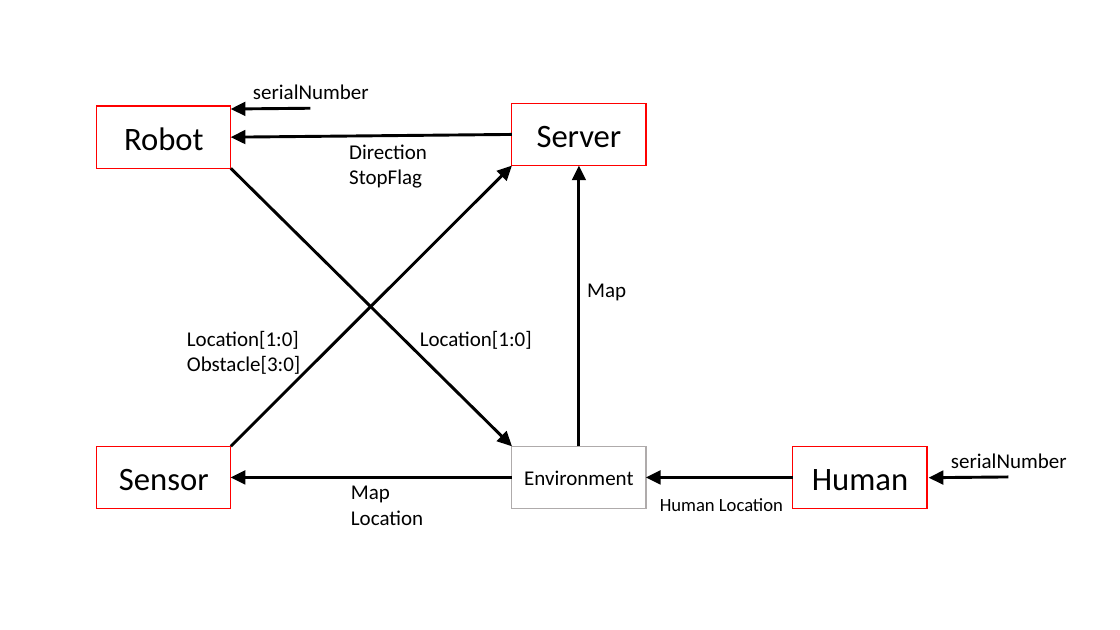
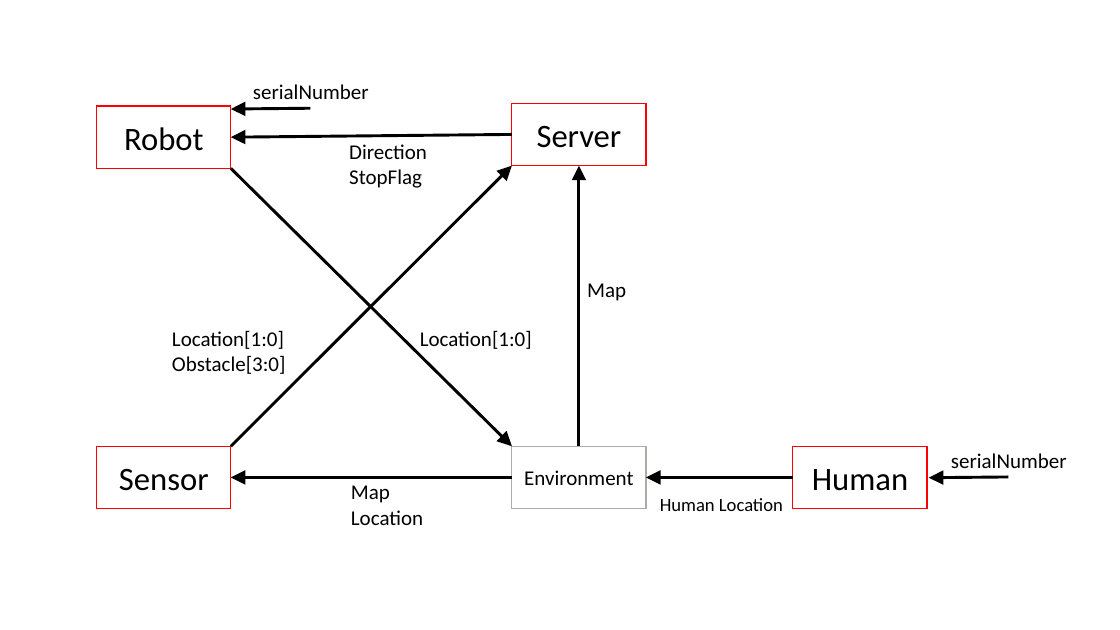
Before and after one commit to nhlijiaming/awesomeProject, a slide deck: slide 1 of flowdiagram.pptx. Drawn at 1120x630 pixels with LibreOffice and Linux fonts; fonts in the diff are those of the drawing. Boxes give left, top, right and bottom in pixels: in the first picture for what was removed or moved away, otherwise in the second. Text is boxed around its words. In the diff, an @@ line names an element or a change of style, - is before the commit and + after.

Commit message:
ready to merge

```diff
--- a/flowdiagram.pptx
+++ b/flowdiagram.pptx
@@ text "Location[1:0]" rewrapped from <box>187,330,300,378</box> to <box>172,330,285,374</box> @@
```
